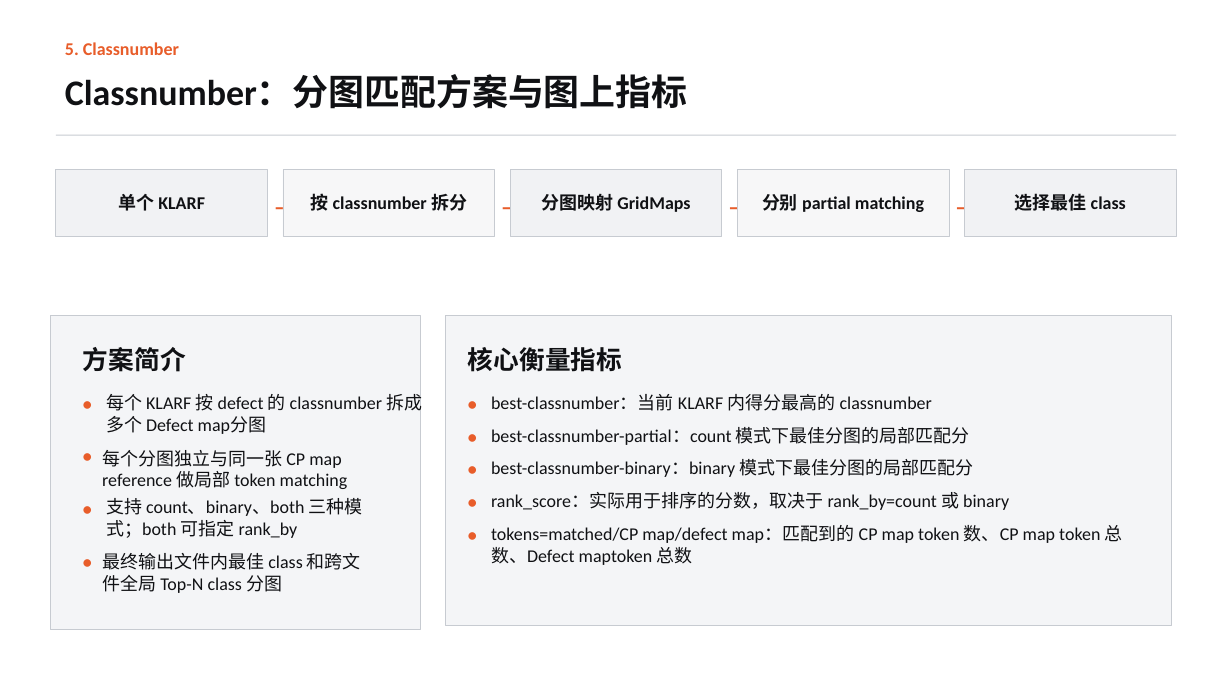
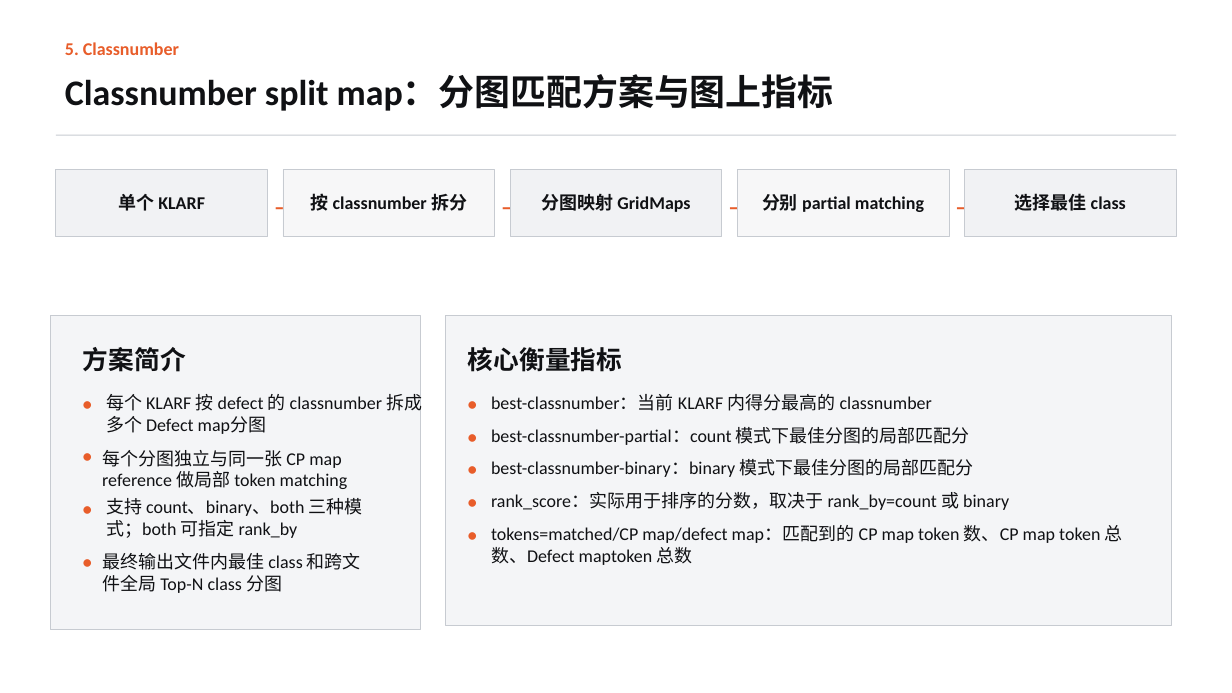
Before and after one commit to wkyKay/wbm-wdm-matching, a slide deck: slide 13 of wbm_wdm_matching_strategy.pptx. Drawn at 1232x693 pixels with LibreOffice and Linux fonts; fonts in the diff are those of the drawing. Boxes give left, top, right and bottom in pixels: in the first picture for what was removed or moved away, otherwise in the second. Text is boxed around its words. In the diff, an @@ line names an element or a change of style, - is before the commit and + after.

```diff
--- a/wbm_wdm_matching_strategy.pptx
+++ b/wbm_wdm_matching_strategy.pptx
@@ text at bbox=[65, 76, 834, 111]: text changed @@
-Classnumber：分图匹配方案与图上指标
+Classnumber split map：分图匹配方案与图上指标
```
Also in this commit, not shown: 5 other slides changed, 1 other file.
